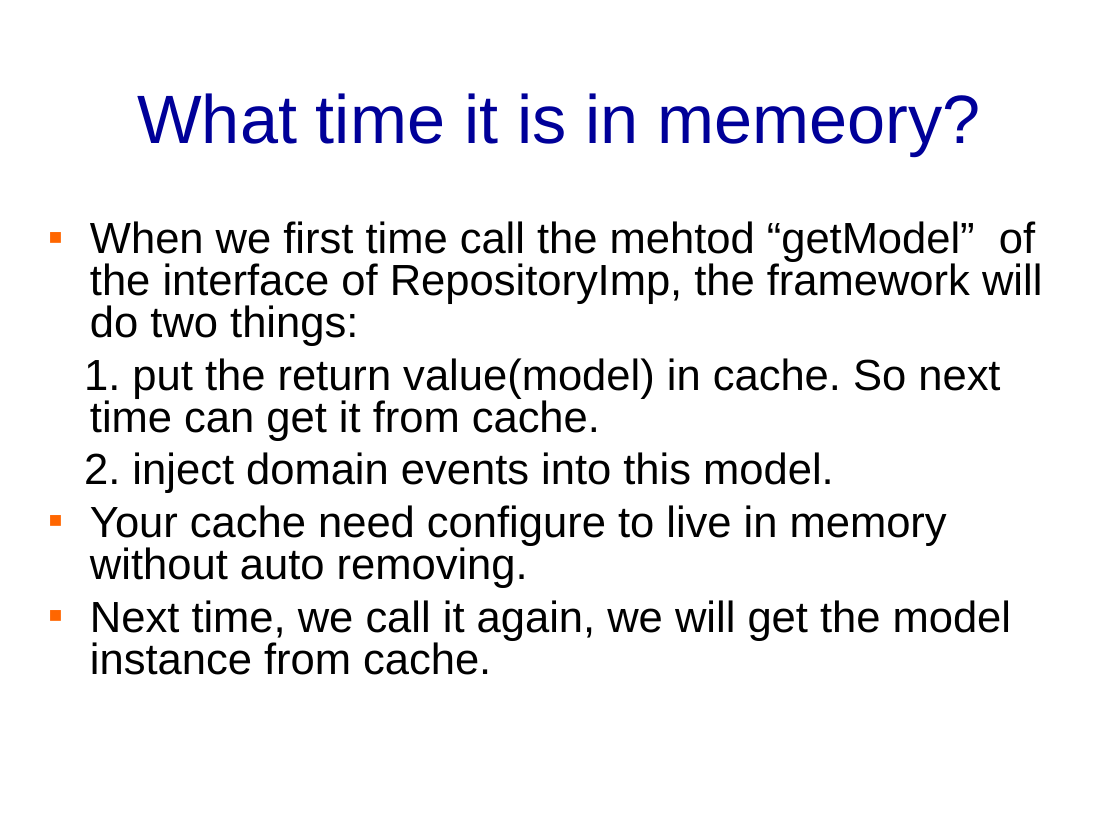
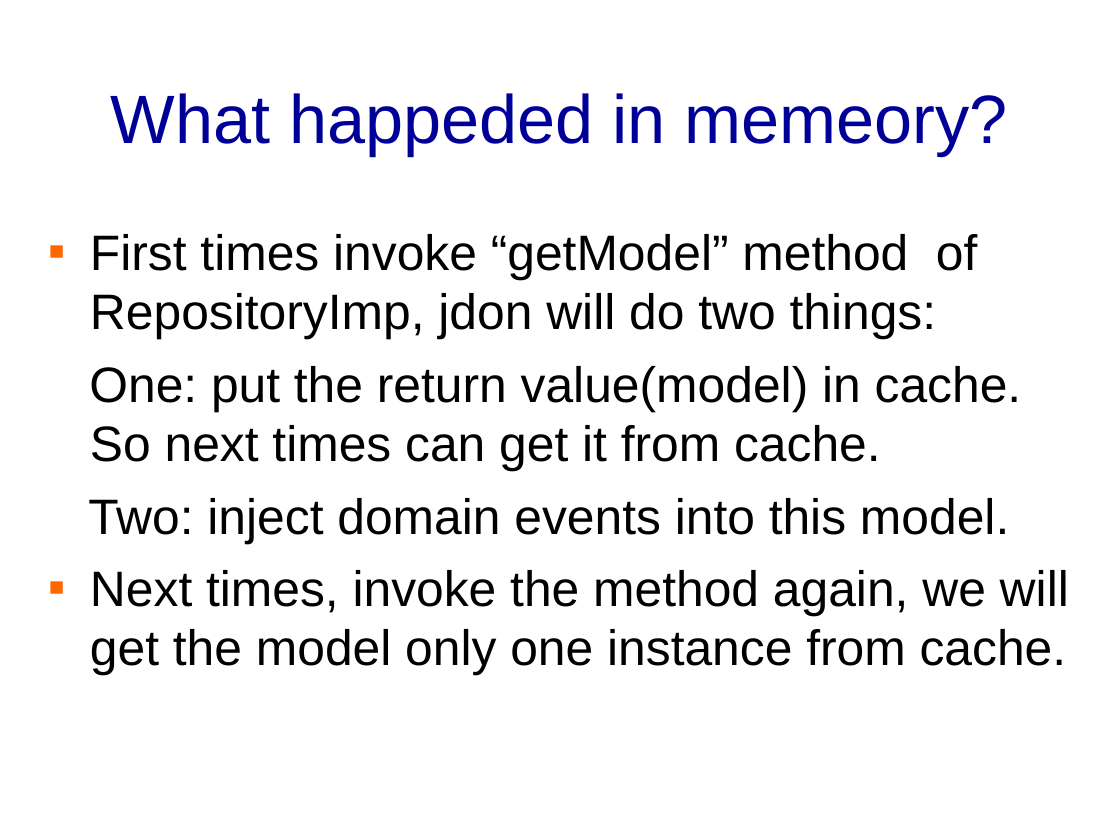
Before and after one commit to banq/jdonframework, a slide deck: slide 60 of doc/english/JdonFramework.ppt (slide 69 before the commit). Drawn at 1120x840 pixels with LibreOffice and Linux fonts; fonts in the diff are those of the drawing; background and template pictures are left out. Boxes give left, top, right and bottom in pixels: in the first picture for what was removed or moved away, otherwise in the second. Text is boxed around its words. In the diff, an @@ line names an element or a change of style, - is before the commit and + after.

```diff
--- a/doc/english/JdonFramework.ppt
+++ b/doc/english/JdonFramework.ppt
@@ title at box(111, 93, 1008, 156): text changed @@
-What time it is in memeory?
+What happeded in memeory?
@@ text at box(88, 234, 1069, 676): text changed; size 28 to 32 pt @@
-▪ When we first time call the mehtod “getModel” of the interface of RepositoryImp, the framework will do two things:
-1. put the return value(model) in cache. So next time can get it from cache.
-2. inject domain events into this model.
-▪ Your cache need configure to live in memory without auto removing.
-▪ Next time, we call it again, we will get the model instance from cache.
+▪ First times invoke “getModel” method of RepositoryImp, jdon will do two things:
+One: put the return value(model) in cache. So next times can get it from cache.
+Two: inject domain events into this model.
+▪ Next times, invoke the method again, we will get the model only one instance from cache.
```
Also in this commit, not shown: 22 other slides changed, 8 slides added, 17 slides removed, 2 other files.
